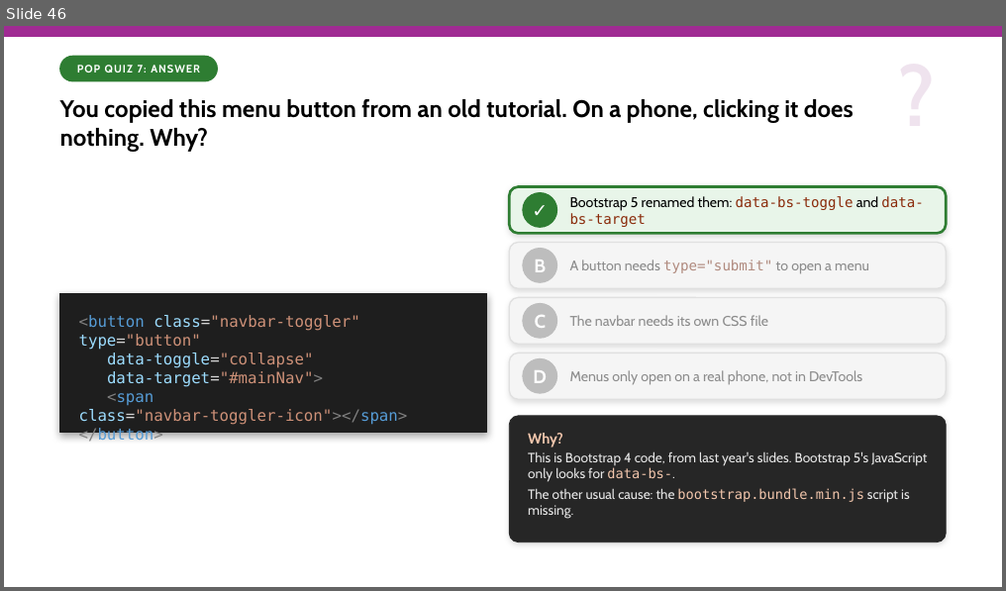
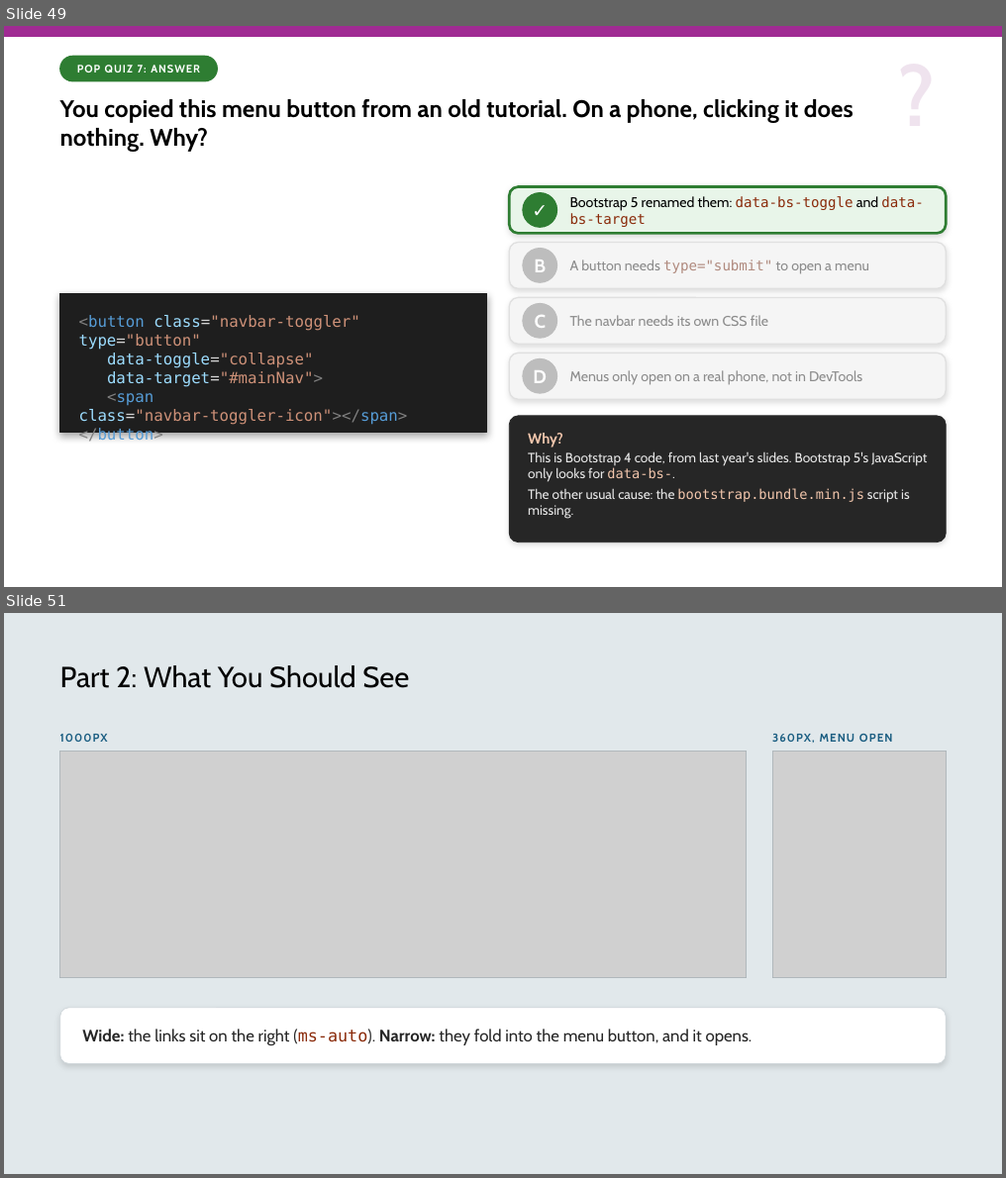
Before and after one commit to x97gfq/WEBD1000_Fall2026, a slide deck: 10_CSS_Frameworks/CSS_Frameworks_Bootstrap.pptx. Shown one above the other, each under a label of ours: slide 46 before the commit, slides 49 and 51 after it; the slides between them are not shown. The pictures are 1006x591 and 1006x1178 pixels, drawn with LibreOffice and Linux fonts; fonts in the diff are those of the drawing; grey boxes stand for pictures. Boxes give left, top, right and bottom in pixels: in the first picture for what was removed or moved away, otherwise in the second. Text is boxed around its words. In the diff, an @@ line names an element or a change of style, - is before the commit and + after.

```diff
--- a/10_CSS_Frameworks/CSS_Frameworks_Bootstrap.pptx
+++ b/10_CSS_Frameworks/CSS_Frameworks_Bootstrap.pptx
@@ slide 51 added at (4, 613, 1002, 1174), background #E1E8EB @@
@@ text added at (60, 665, 409, 688), 28 pt, text #000000 @@
+Part 2: What You Should See
@@ picture added at (60, 752, 746, 977) @@
@@ rectangle added at (60, 752, 746, 977), outline #B0B8BC 1 pt @@
@@ text added at (60, 734, 108, 742), 11 pt, text #1B5E82, bold @@
+1000PX
@@ text added at (772, 734, 893, 743), 11 pt, text #1B5E82, bold @@
+360PX, MENU OPEN
@@ picture added at (773, 752, 946, 977) @@
@@ rectangle added at (773, 752, 946, 977), outline #B0B8BC 1 pt @@
@@ rounded rectangle added at (60, 1008, 945, 1063), fill #FFFFFF, outline #D0D7DB 0.75 pt @@
@@ text added at (82, 1029, 752, 1046), 16 pt, text #262626 @@
+Wide: the links sit on the right (ms-auto). Narrow: they fold into the menu button, and it opens.
@@ what was slide 46 is now slide 49 @@
```
Also in this commit, not shown: 8 slides changed, 7 other slides added, 19 slides removed, 30 other files.
